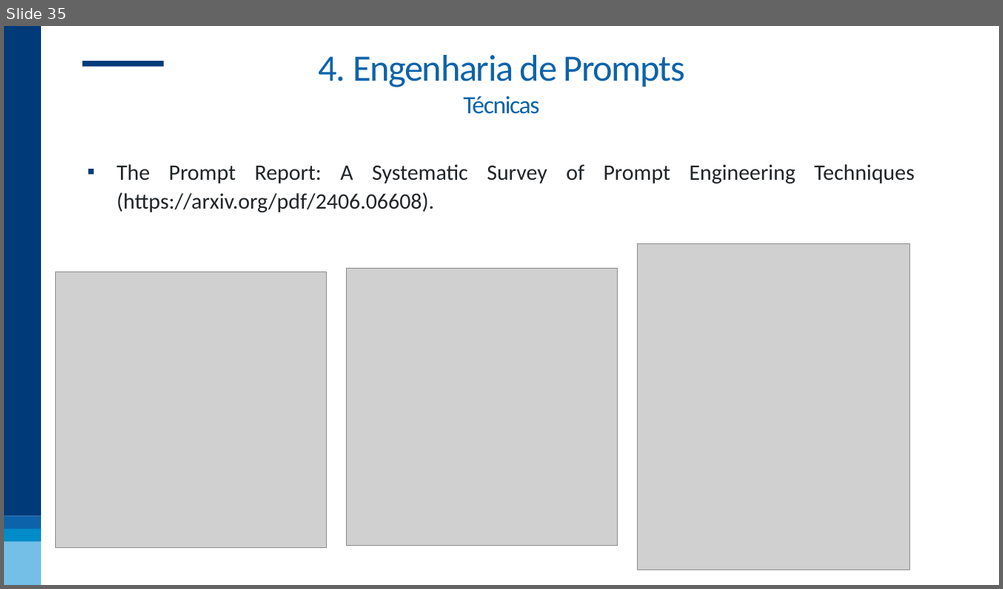
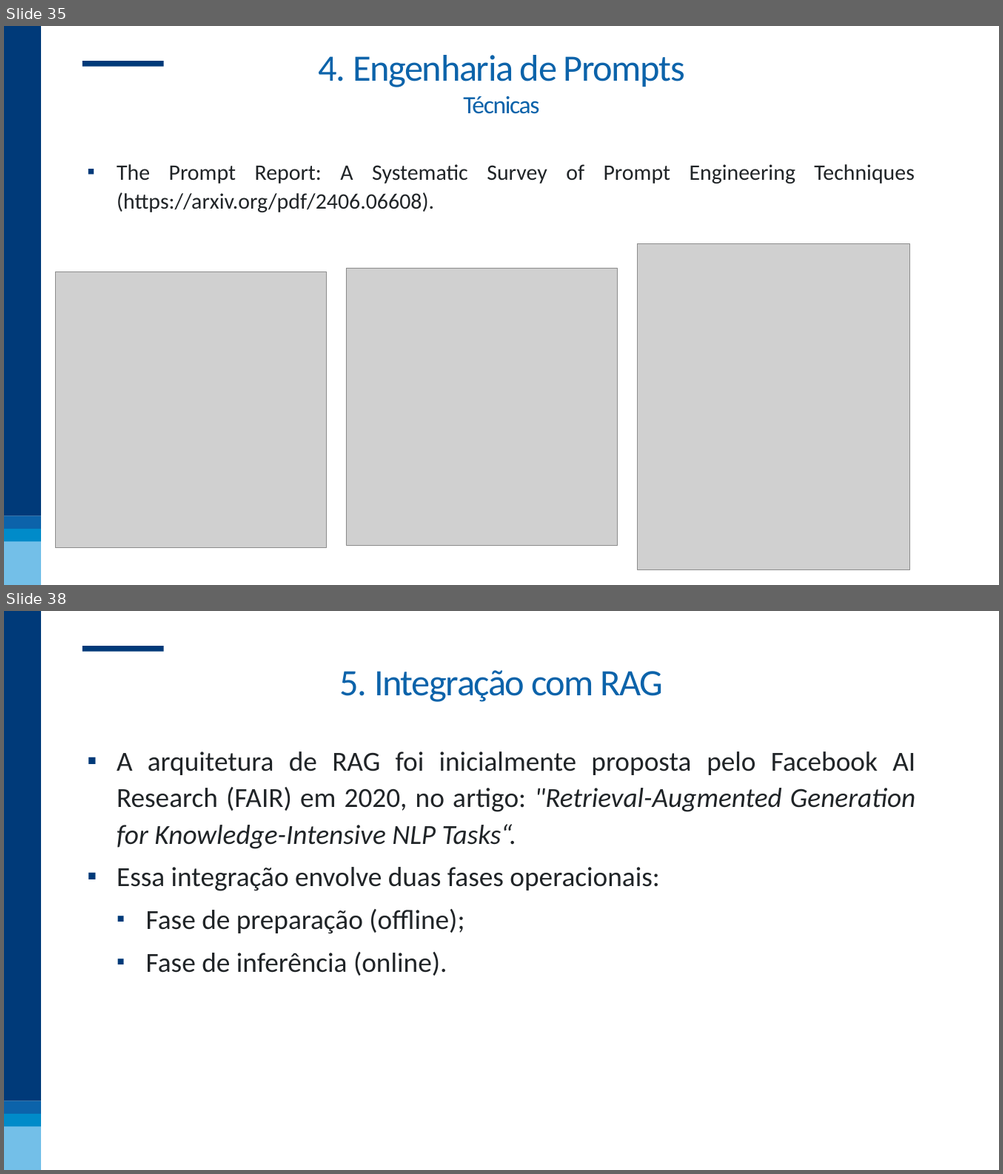
Before and after one commit to nogueira-cavalcante/FGV, a slide deck: MLOps - incorporando soluções aos processos de negócio/apresentações/02 - LLMOps.pptx. Shown one above the other, each under a label of ours: slide 35 before the commit, slides 35 and 38 after it; the slides between them are not shown. The pictures are 1003x589 and 1003x1174 pixels, drawn with LibreOffice and Linux fonts; fonts in the diff are those of the drawing; grey boxes stand for pictures; background and template pictures are left out. Boxes give left, top, right and bottom in pixels: in the first picture for what was removed or moved away, otherwise in the second. Text is boxed around its words. In the diff, an @@ line names an element or a change of style, - is before the commit and + after.

```diff
--- a/MLOps - incorporando soluções aos processos de negócio/apresentações/02 - LLMOps.pptx
+++ b/MLOps - incorporando soluções aos processos de negócio/apresentações/02 - LLMOps.pptx
@@ slide 38 added at [4,611,999,1170], background #FFFFFF; not listed: 5 template elements that a slide beside it also shows @@
@@ text added at [339,670,663,702], 54 pt, text #0C63AA @@
+5. Integração com RAG
@@ text added at [116,752,915,976], 40 pt, text #202427 @@
+▪ A arquitetura de RAG foi inicialmente proposta pelo Facebook AI Research (FAIR) em 2020, no artigo: "Retrieval-Augmented Generation for Knowledge-Intensive NLP Tasks“.
+▪ Essa integração envolve duas fases operacionais:
+  ▪ Fase de preparação (offline);
+  ▪ Fase de inferência (online).
```
Also in this commit, not shown: 10 slides changed, 7 other slides added, 1 slide removed, 2 other files.
